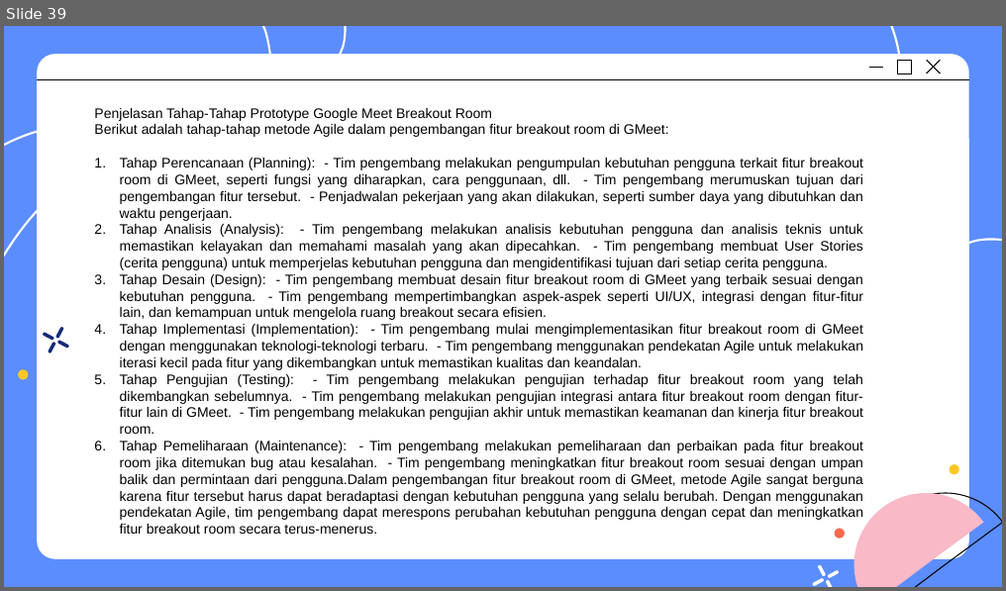
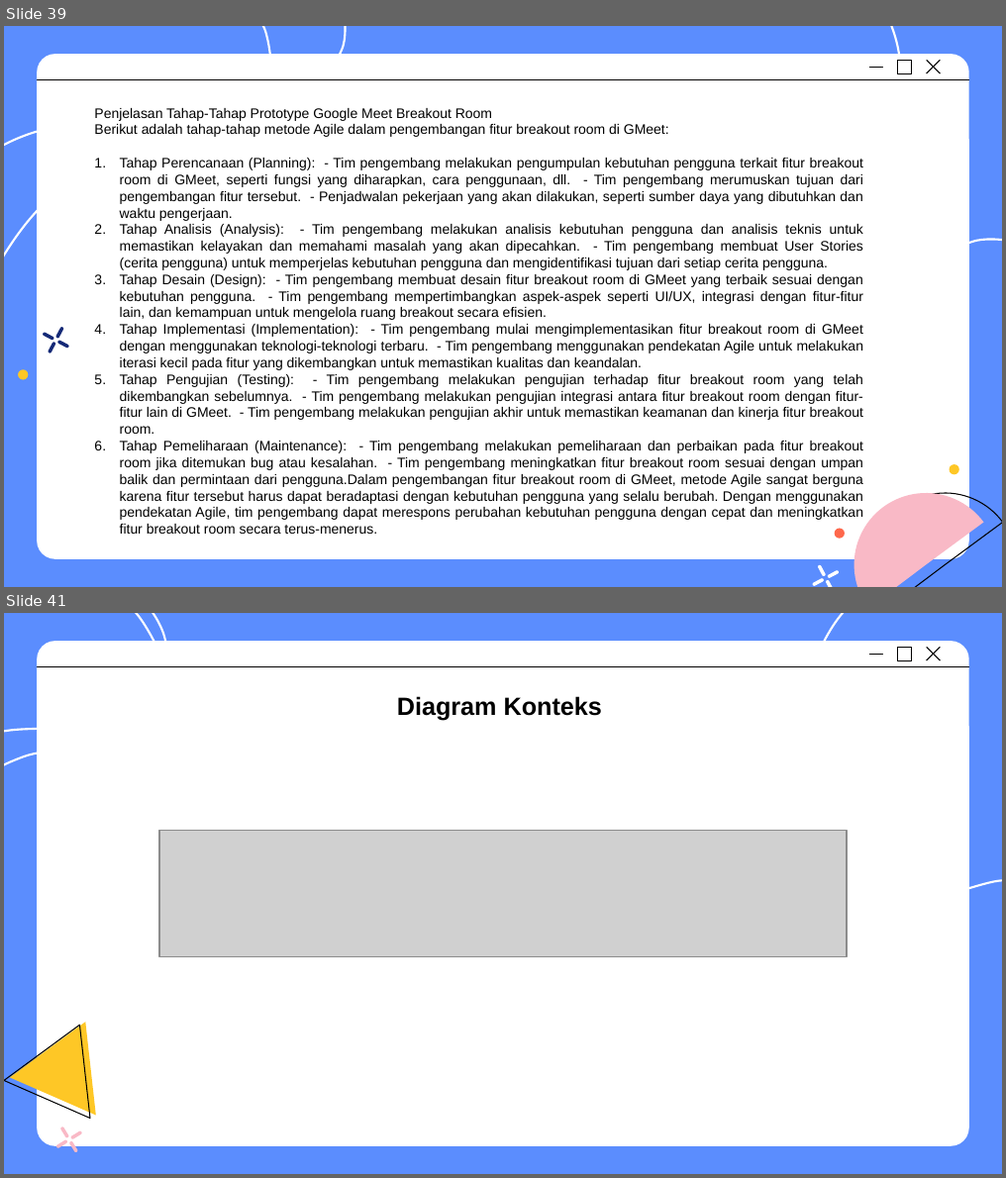
Before and after one commit to afikalg12/breakoutroom-GM-kel-8-RPL, a slide deck: Breakout Room GM KELOMPOK 8 RPL.pptx. Shown one above the other, each under a label of ours: slide 39 before the commit, slides 39 and 41 after it; the slides between them are not shown. The pictures are 1006x591 and 1006x1178 pixels, drawn with LibreOffice and Linux fonts; fonts in the diff are those of the drawing; grey boxes stand for pictures. Boxes give left, top, right and bottom in pixels: in the first picture for what was removed or moved away, otherwise in the second. Text is boxed around its words. In the diff, an @@ line names an element or a change of style, - is before the commit and + after.

```diff
--- a/Breakout Room GM KELOMPOK 8 RPL.pptx
+++ b/Breakout Room GM KELOMPOK 8 RPL.pptx
@@ slide 41 added at (4,613,1002,1174), background #5B8DFE; not listed: 6 template elements that a slide beside it also shows @@
@@ freeform shape added at (4,613,166,890), outline #FFFFFF 1.5 pt @@
@@ freeform shape added at (4,613,166,887), outline #FFFFFF 1.5 pt @@
@@ freeform shape added at (788,613,1002,928), outline #FFFFFF 1.5 pt @@
@@ text added at (397,696,602,720), 18 pt, text #000000, bold @@
+Diagram Konteks
@@ picture added at (159,831,847,958) @@
@@ triangle added at (4,1006,122,1118), outline #010000 0.75 pt @@
@@ triangle added at (10,1003,129,1115), fill #FEC726 @@
@@ group added at (56,1127,81,1153): 4 rounded rectangles @@
```
Also in this commit, not shown: 1 slide changed, 4 other slides added.
